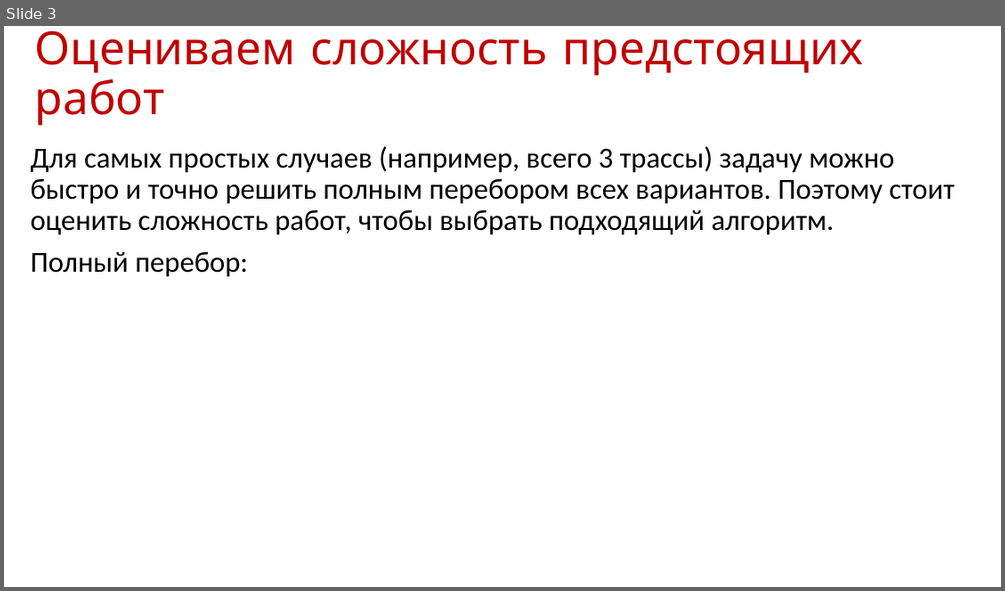
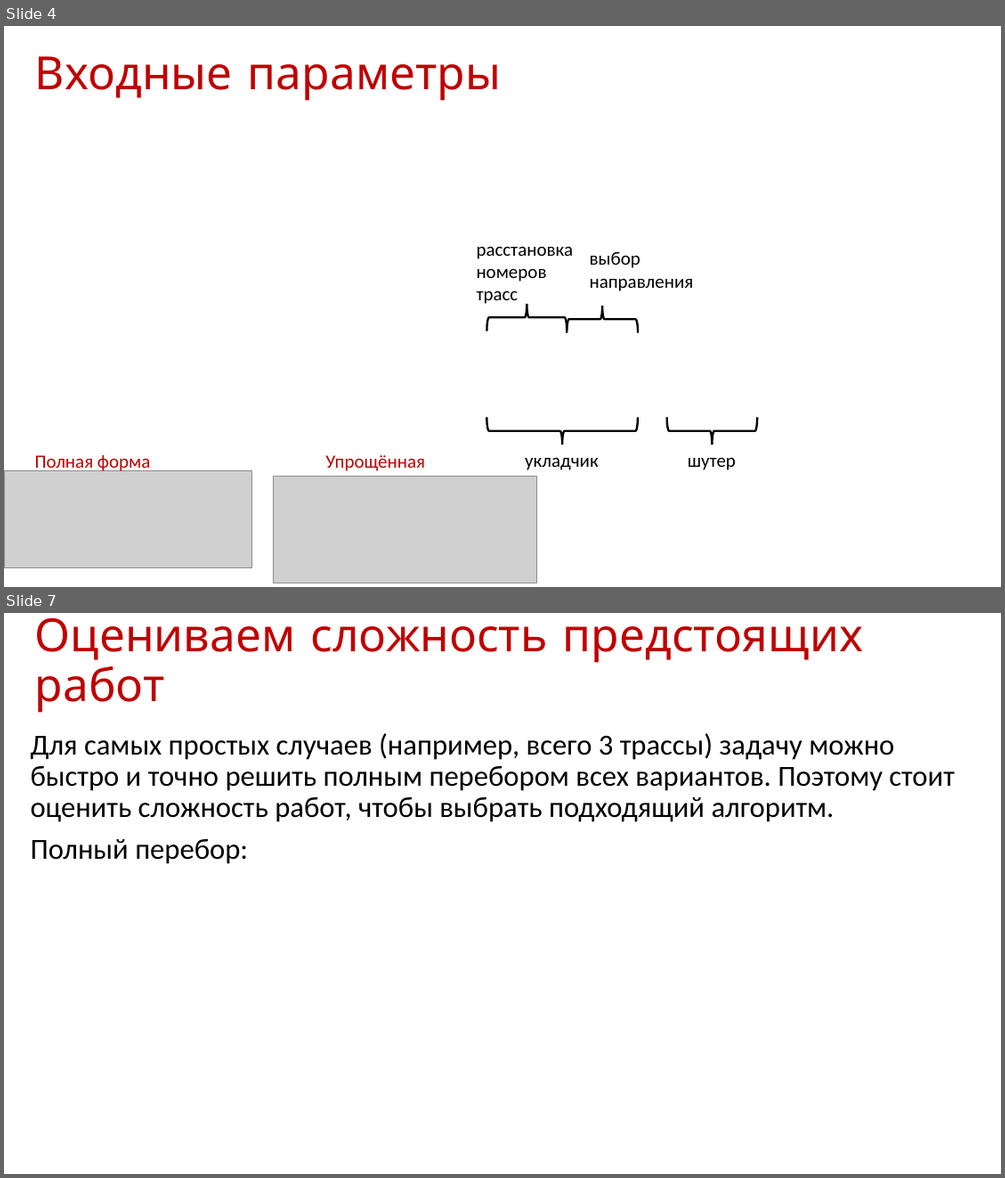
Before and after one commit to strawfill/ship, a slide deck: Оптимизация.pptx. Shown one above the other, each under a label of ours: slide 3 before the commit, slides 4 and 7 after it; the slides between them are not shown. The pictures are 1005x591 and 1005x1178 pixels, drawn with LibreOffice and Linux fonts; fonts in the diff are those of the drawing; grey boxes stand for pictures. Boxes give left, top, right and bottom in pixels: in the first picture for what was removed or moved away, otherwise in the second. Text is boxed around its words. In the diff, an @@ line names an element or a change of style, - is before the commit and + after.

```diff
--- a/Оптимизация.pptx
+++ b/Оптимизация.pptx
@@ slide 4 added at (4, 26, 1001, 587), background #FFFFFF @@
@@ title added at (35, 56, 501, 101), 44 pt, text #C00000 @@
+Входные параметры
@@ text added at (477, 246, 574, 304), 18 pt, text #000000 @@
+расстановка
+номеров
+трасс
@@ text added at (590, 251, 694, 291), 18 pt, text #000000 @@
+выбор
+направления
@@ left brace added at (486, 304, 566, 330), outline #000000 2 pt @@
@@ left brace added at (566, 306, 638, 333), outline #000000 2 pt @@
@@ left brace added at (486, 417, 638, 444), outline #000000 2 pt @@
@@ left brace added at (667, 418, 758, 444), outline #000000 2 pt @@
@@ picture added at (4, 471, 251, 568) @@
@@ text added at (35, 454, 150, 473), 18 pt, text #C00000 @@
+Полная форма
@@ picture added at (273, 476, 536, 583) @@
@@ text added at (325, 455, 425, 471), 18 pt, text #C00000 @@
+Упрощённая
@@ text added at (525, 457, 599, 470), 18 pt, text #000000 @@
+укладчик
@@ text added at (688, 457, 736, 470), 18 pt, text #000000 @@
+шутер
@@ what was slide 3 is now slide 7 @@
```
Also in this commit, not shown: 3 slides changed, 3 other slides added.
